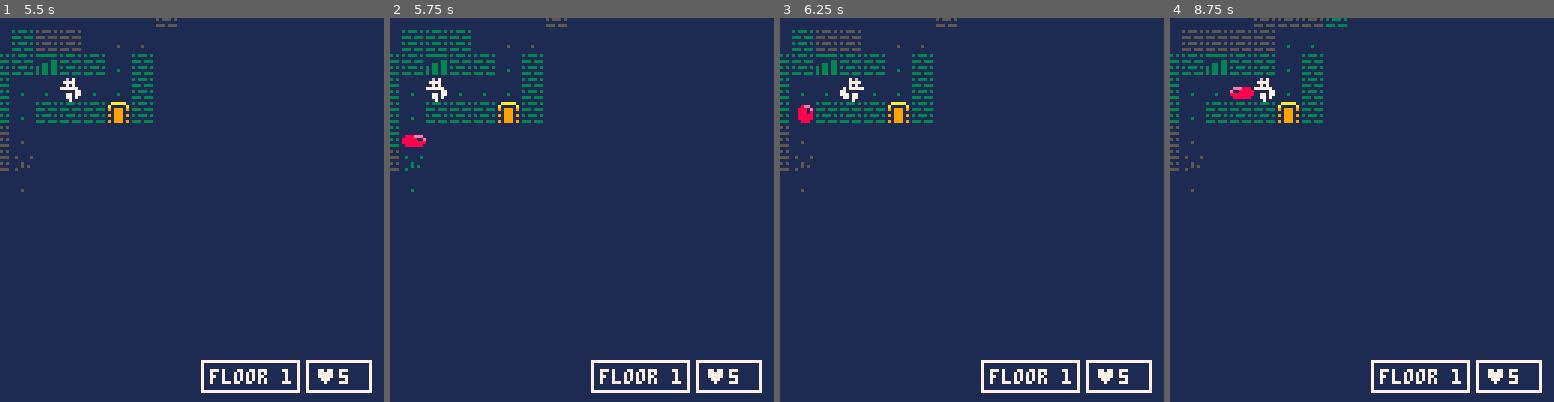
Above: before the commit, frames 1-4 (left to right).
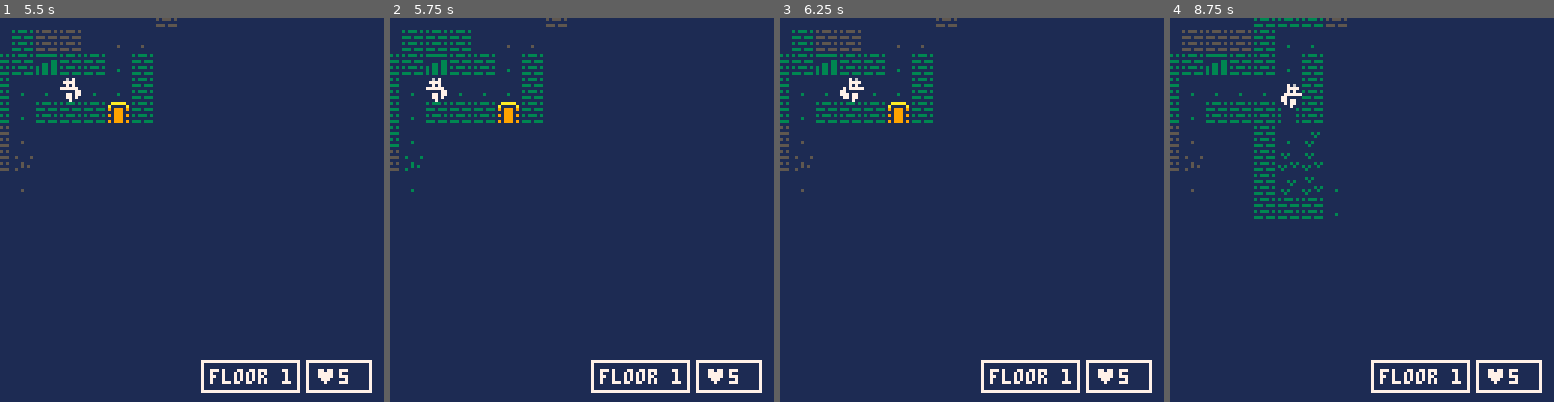
Above: after the commit, the same moments.

Repository: xjchong/pico-yggdrasil
Game: PICO-8 cartridge yggdrasil.p8
Two runs of this game, one before a commit and one after it. Both use one fixed random seed, a clock stepped at 60 frames per second and the inputs below.
Inputs:
- Up to frame 1 (5.5 s): tap X (X key) at 0.33, 1.07, 1.85, 2.97, 4.08, 5.2 s; tap O (Z key) at 0.7, 1.7, 2.1, 2.5, 2.9, 3.3, 3.7, 4.1, 4.5, 4.9, 5.3 s; hold Right 1.6-2.1 s; hold Up 2.15-2.42 s; hold Right 2.47-3.03 s; hold Left 3.08-3.58 s; hold Down 3.63-3.97 s; hold Right 4.02-4.68 s; hold Up 4.73-5.03 s; hold Left from 5.08 s (still down)
- Up to frame 2 (5.75 s): release Left at 5.68 s; tap O (Z key) at 5.7 s; hold Down from 5.73 s (still down)
- Up to frame 3 (6.25 s): release Down at 6.03 s; hold Right from 6.08 s (still down); tap O (Z key) at 6.1 s
- Up to frame 4 (8.75 s): tap X (X key) at 6.32, 7.43, 8.55 s; tap O (Z key) every 0.4 s from 6.5 to 8.5 s; release Right at 6.58 s; hold Right 6.63-7.13 s; hold Up 7.18-7.45 s; hold Right 7.5-8.07 s; hold Left 8.12-8.62 s; hold Down from 8.67 s (still down)

Frame 1 is identical in both runs. In frame 2, 0.2% of the frame differs, in the area x 3-10%, y 30-34%; in frame 3, 0.1%; in frame 4, 2.1%, in the area x 15-47%, y 0-53%.

Commit message:
Add floors, mobs, and win condition

Diff:
--- a/yggdrasil.p8
+++ b/yggdrasil.p8
@@ -49,6 +49,7 @@
   update_new_floor,draw_game
 
  mobs={}
+ traps={}
  inv_i=0
  inv={}
  pc=add_mob(1,0,0)
@@ -94,6 +95,7 @@
  for m in all(mobs) do
   if m.hp<=0 and m.flash<=0 then
    del(mobs, m)
+   loot_mob(m)
   end
  end
 end
@@ -124,8 +126,9 @@
  if done then
   if load_floor then
    load_floor=false
-   if floor==10 then --gameover
+   if floor==9 then --gameover
     fade_to(1,true)
+    sfx(18)
     _upd_fn=update_gameover
     _draw_fn=draw_gameover
    else
@@ -180,6 +183,7 @@
  cls(1)
  map()
 
+ draw_traps()
  draw_items()
  draw_mobs()
  draw_fog()
@@ -210,6 +214,16 @@
     m.flipped
    )
   end
+ end
+end
+
+function draw_traps()
+ for trap in all(traps) do
+  draw_sprite(
+   get_anim_sprite(trap.anim),
+   trap.x*8,
+   trap.y*8
+  )
  end
 end
 
@@ -230,6 +244,8 @@
 function pal_dim()
  --alternate palette for dim look.
  pal(3,5)
+ pal(6,5)
+ pal(7,6)
  pal(9,4)
  pal(10,9)
  pal(13,5)
@@ -373,7 +389,7 @@
  local xo=center and -(#_txt*2)+4 or 0
  add(toasts,{
   txt=_txt,
-  x=_x+xo,
+  x=max(_x+xo,4),
   y=_y-5,
   yo=5,
   clr=_clr
@@ -429,7 +445,7 @@
    pal(10,btn(❎) and 6 or 9)
    pal(9,btn(❎) and 5 or 4)
   end
-  spr(item._spr,xo+3,y+2)
+  spr(item._spr,xo+3,y+3)
   if not btn(❎) then
    --print quantity by default
    print_outlined(item.qty,xo+11,y+8,7,1)
@@ -468,25 +484,28 @@
   and abs(dy)<=1
   and tpos>=1
   and tpos<=289
---  --didn't go diagonally
---  and abs(dx+dy)<2
 end
 
 --[[
 mode can be one of:
- "move": would this pos be movable to
+ "move"
+ "move_thru_mobs"
+ "idle"
 ]]--
 function blocked(fpos,tpos,mode)
  local x,y=pos_to_xy(tpos)
  local tile=mget(x,y)
 
- if (not is_adj(fpos,tpos)) return true
+ --if (not is_adj(fpos,tpos)) return true
 
  if mode=="move" then
   return fget(tile,0)
     or get_mob(x,y)~=nil
  elseif mode=="move_thru_mobs" then
   return fget(tile,0)
+ elseif mode=="idle" then
+  return fget(tile,0)
+    or get_trap(x,y)
  end
 end
 
@@ -684,14 +703,14 @@
 -->8
 --movement
 
-function move_mob_pos(m,tpos)
+function move_mob_pos(m,tpos,skip_anim)
  if (m.hp<=0) return false
 
  local tx,ty=pos_to_xy(tpos)
- return move_mob(m,tx-m.x,ty-m.y)
-end
-
-function move_mob(m,dx,dy)
+ return move_mob(m,tx-m.x,ty-m.y,skip_anim)
+end
+
+function move_mob(m,dx,dy,skip_anim)
  local dest_x, dest_y = m.x+dx, m.y+dy
  local fpos,tpos=xy_to_pos(m.x,m.y),xy_to_pos(dest_x,dest_y)
  local tile = mget(dest_x, dest_y)
@@ -708,7 +727,9 @@
   --walkable
   m.x+=dx
 	 m.y+=dy
-	 m.xo,m.yo,m.anim_spd=-8*dx,-8*dy,3
+	 if not skip_anim then
+	  m.xo,m.yo,m.anim_spd=-8*dx,-8*dy,3
+	 end
 	 did_act = true
 	 --player makes a walking sound.
 	 if (m==pc) sfx(0)
@@ -743,6 +764,11 @@
   return true
  end
 
+ if tile==200 then --trap
+  trigger_trap(x,y)
+  sfx(17)
+ end
+
  if (mob!=pc) return false
 
  if item then
@@ -752,16 +778,22 @@
 
  if tile==202 or tile==201 then
   --vases
-  mset(x, y, tile+16)
+  mset(x,y,tile+16)
+  loot_pot(x,y)
   sfx(4)
  elseif tile==203 then
   --doors
-  mset(x, y, 219)
+  mset(x,y,219)
   sfx(1)
- elseif tile==204 or tile==205 then
-  --chests
-  mset(x, y, tile+16)
-  add_item(ceil(rnd(2)),2,x,y)
+ elseif tile==204 then
+  --l chest
+  mset(x,y,220)
+  loot_box_l(x,y)
+  sfx(5)
+ elseif tile==205 then
+  --s chest
+  mset(x, y, 221)
+  loot_box_s(x,y)
   sfx(5)
  elseif tile==206 then
   --upstairs
@@ -829,11 +861,29 @@
 mobs:
  1-player
  2-slime
+ 3-skeleton
+ 4-crab
 --]]
 
-mob_hps={5,1}
-mob_atks={1,1}
-mob_anims={{1,2,3,4},{5,6,5,7}}
+mob_hps={5,1,1,2}
+mob_atks={1,1,2,1}
+mob_anims={
+ {1,2,3,4}, --player
+ {5,6,5,7}, --slime
+ {8,9,10,11}, --skelly
+ {19,20,21,20} --crab
+}
+mob_spawns={
+ {2},
+ {2,2,3},
+ {2,2,3,4},
+ {2,3,3,4},
+ {2,3,3,4},
+ {3,3,4},
+ {3,3,4},
+ {3,4},
+ {3}
+}
 
 function spawn_mobs(rmap,down_pos)
  local pmap={}
@@ -848,7 +898,7 @@
   	local x,y=pos_to_xy(deli(pmap,#pmap))
   	local flag=fget(mget(x,y))
   	if flag==0 or flag==4 then
-   	add_mob(2,x,y)
+   	add_mob(rnd(mob_spawns[floor]),x,y)
    	break
   	end
   end
@@ -897,13 +947,9 @@
   defr.flash=8
  end
 
- mob_say(defr,"-"..tostring(atkr.atk),toast_clr)
--- show_toast(
---  "-"..tostring(atkr.atk),
---  defr.x*8,
---  defr.y*8,
---  toast_clr --toast color
--- )
+ if fov[mob_pos(defr)] then
+  mob_say(defr,"-"..tostring(atkr.atk),toast_clr)
+ end
 end
 
 function mob_pos(m)
@@ -926,19 +972,36 @@
  load_btn_bfr()
 
  for m in all(mobs) do
+  local p_dist=p_dist_map[mob_pos(m)] or 999
+
   if m.hp<=0 then
    --dead mobs can't act
-  elseif m.typ==2 then --slimes
-   --slimes will usually try
-   --to chase the player if
-   --they are close enough,
-   --but sometimes move randomly
-   local p_dist=p_dist_map[mob_pos(m)] or 999
+  elseif m.typ==2 then
+   --slimes
    if p_dist>5 or rnd(100)<30 then
     ai_move_rnd(m)
    else
     ai_move_chase(m)
    end
+  elseif m.typ==3 then
+   --skeleton
+   if p_dist>5 then
+    ai_move_rnd(m)
+   else
+    ai_move_chase(m)
+   end
+  elseif m.typ==4 then
+   local crableft=m.crableft
+   local pos,dir=mob_pos(m),crableft and -1 or 1
+   if blocked(pos,pos+dir,"idle") then
+    m.crableft=not crableft
+    move_mob(m,-dir,0)
+   else
+    move_mob(m,dir,0)
+   end
+   if mob_pos(m)==pos then
+    m.crableft=not m.crableft
+   end
   end
  end
 
@@ -953,7 +1016,8 @@
  shuf(shuf_dnbors)
  for dnbor in all(shuf_dnbors) do
   local tpos=pos+dnbor --'to' pos
-  if not blocked(pos,tpos,"move_thru_mobs") then
+  local tx,ty=pos_to_xy(tpos)
+  if not blocked(pos,tpos,"idle") then
    move_mob_pos(m,tpos)
    return
   end
@@ -973,7 +1037,7 @@
 
  --use the player's dist map
  --to get closer to player
- for dnbor in all(dnbors) do
+ for dnbor in all(shuf(shuf_dnbors)) do
   local tpos=pos+dnbor
   local nxt_dist=p_dist_map[tpos]
   if nxt_dist and cur_dist
@@ -1021,9 +1085,9 @@
 -->8
 --items
 
-item_names={"rice","bell"}
-item_sprs={237,236}
-item_tips={"recovers ♥","makes noise"}
+item_names={"rice","bell","phase"}
+item_sprs={237,236,238}
+item_tips={"recovers ♥","makes noise","teleports you"}
 
 function add_item(_id,_qty,_x,_y)
  local item
@@ -1037,7 +1101,7 @@
   tip=item_tips[_id]
  })
 
- mob_say(item,item.name,7)
+ mob_say(item,item.name.."(".._qty..")",7)
 end
 
 function get_item(x,y)
@@ -1051,21 +1115,36 @@
 function pickup(item)
  if #inv>=4 then
   mob_say(pc,"full!",7)
+  sfx(6)
  else
   for i=1,#inv+1 do
    if i==#inv+1 then
+    --reached empty slot
     add(inv,item)
+    del(items,item)
+    sfx(12)
    else
     local inv_item=inv[i]
     if inv_item.name==item.name then
-     inv_item.qty+=item.qty
+     local excess=(inv_item.qty+item.qty)-9
+     if excess<=0 then
+      inv_item.qty+=item.qty
+      del(items,item)
+      sfx(12)
+     else
+      if excess<item.qty then
+       inv_item.qty=9
+       item.qty=excess
+       sfx(12)
+      else
+       mob_say(pc,"full!",7)
+       sfx(6)
+      end
+     end
      break
     end
    end
   end
-
-  del(items,item)
-  sfx(12)
 
   if (inv_i<1) inv_i=1
  end
@@ -1077,6 +1156,7 @@
  end
 
  local item=inv[inv_i]
+ local name=item.name
 
  item.qty-=1
 
@@ -1087,6 +1167,17 @@
  elseif item.name=="bell" then
   mob_say(pc,"♪",7)
   sfx(16)
+ elseif item.name=="phase" then
+  local pmap,pcpos={},mob_pos(pc)
+  for p=1,255 do
+   if not blocked(pcpos,p,"move")
+     and distance(pcpos,p)>5 then
+    add(pmap,p)
+   end
+  end
+  shuf(pmap)
+  move_mob_pos(pc,rnd(pmap),true)
+  sfx(19)
  end
 
  if item.qty<=0 then
@@ -1095,6 +1186,26 @@
  end
 
  return true
+end
+
+function loot_pot(x,y)
+ if rnd()<0.08 then
+  add_item(1,1,x,y)
+ end
+end
+
+function loot_box_s(x,y)
+ add_item(rnd{1,2,3},2,x,y)
+end
+
+function loot_box_l(x,y)
+ add_item(rnd{1,2,3},3,x,y)
+end
+
+function loot_mob(m)
+ if not get_item(m.x,m.y) and rnd()<0.08 then
+  add_item(rnd{1,2,3},1,m.x,m.y)
+ end
 end
 -->8
 --button tools
@@ -1161,8 +1272,10 @@
 
  pc.x,pc.y,pc.xo,pc.yo=px,py,0,0
  p_dist_map=get_dist_map(mob_pos(pc))
-
+ floor+=1
  mobs={pc}
+ traps={}
+ spawn_traps()
  spawn_mobs(rmap,down_pos)
  items={}
  fov={}
@@ -1170,7 +1283,6 @@
  frame=0
  update_fov()
  update_fog()
- floor+=1
  is_p_turn=true
 end
 
@@ -1565,8 +1677,8 @@
   --based on what has already
   --been placed
   local r=rnd()
-  if (r<0.1) return 1
-  if (r<0.25) return 2
+  if (r<0.05) return 1
+  if (r<0.20) return 2
   if (r<0.65) return 3
   return 4
  end
@@ -1677,6 +1789,40 @@
 
  put_rms()
 end
+-->8
+--traps
+
+function get_trap(x,y)
+ for trap in all(traps) do
+  if trap.x==x and trap.y==y then
+   return trap
+  end
+ end
+end
+
+function spawn_traps()
+ for _x=1,17 do
+  for _y=1,15 do
+   if mget(_x,_y)==200 then
+    add(traps,{
+     x=_x,y=_y,atk=2,anim={200,216,232,216}
+    })
+   end
+  end
+ end
+end
+
+function trigger_trap(x,y)
+ local trap,mob=get_trap(x,y),get_mob(x,y)
+
+ if trap then
+  if mob then
+   hit_mob(trap,mob)
+  end
+  del(traps,trap)
+  mset(x,y,248)
+ end
+end
 
 
 
Not shown, changed: 27 lines of the sprite sheet (__gfx__) section of yggdrasil.p8
Not shown, changed: the sound effects (__sfx__) section of yggdrasil.p8
